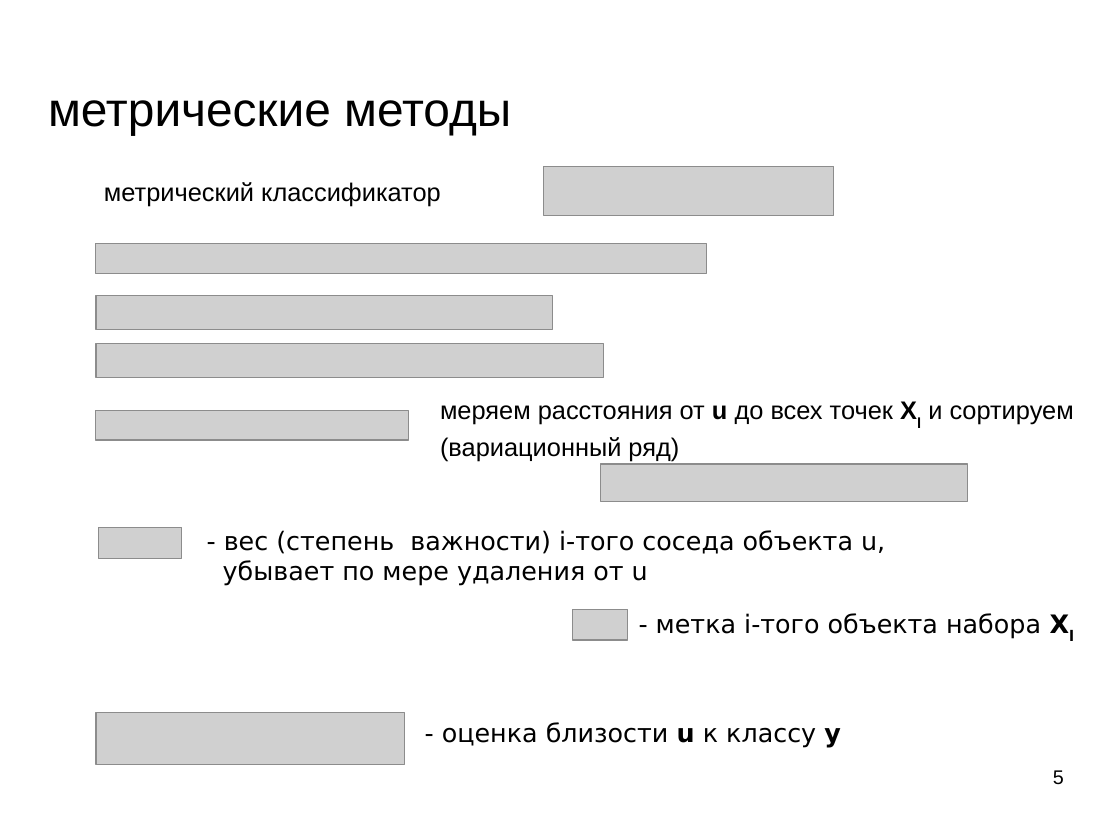
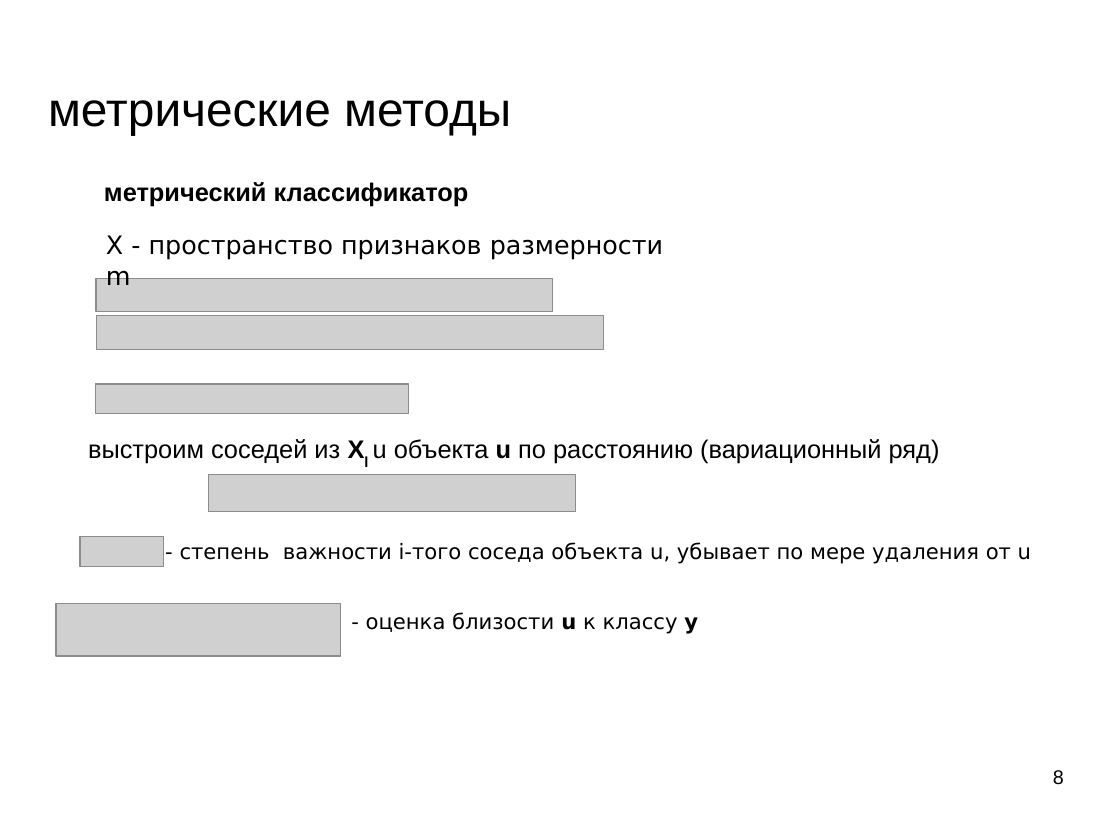
Before and after one commit to mechanoid5/ml_lectorium_legacy, a slide deck: slide 8 of 06-metric.odp (slide 5 before the commit). Drawn at 1120x840 pixels with LibreOffice and Linux fonts; fonts in the diff are those of the drawing; grey boxes stand for pictures; background and template pictures are left out. Boxes give left, top, right and bottom in pixels: in the first picture for what was removed or moved away, otherwise in the second. Text is boxed around its words. In the diff, an @@ line names an element or a change of style, - is before the commit and + after.

```diff
--- a/06-metric.odp
+++ b/06-metric.odp
@@ subtitle "метрический классификатор" at [104,182,469,207]: bold on @@
@@ text added at [106,235,663,285], 18 pt, text #000000 @@
+X - пространство признаков размерности m
@@ picture removed at [96,244,707,273] @@
@@ picture: place and size @@
-picture at [97,296,553,329]
+picture at [97,278,553,312]
@@ picture: place and size @@
-picture at [96,345,603,378]
+picture at [97,316,604,350]
@@ picture: place and size @@
-picture at [96,411,409,440]
+picture at [96,384,409,414]
@@ text removed at [440,405,1074,462] @@
-меряем расстояния от u до всех точек Xl и сортируем
-(вариационный ряд)
@@ text added at [88,439,940,464], 18 pt, text #000000 @@
+выстроим соседей из Xl u объекта u по расстоянию (вариационный ряд)
@@ picture: place and size @@
-picture at [544,167,834,216]
+picture at [208,475,576,512]
@@ picture removed at [601,464,969,502] @@
@@ picture: place and size @@
-picture at [99,527,182,558]
+picture at [80,537,164,567]
@@ text at [180,542,1031,564]: text changed; size 18 to 15 pt @@
-- вес (степень важности) i-того соседа объекта u,
-убывает по мере удаления от u
+- степень важности i-того соседа объекта u, убывает по мере удаления от u
@@ picture: place and size @@
-picture at [96,712,405,765]
+picture at [56,604,341,657]
@@ text "- оценка близости u к ...": place and size @@
-text "- оценка близости u к ..." at [442,722,841,748]
+text "- оценка близости u к ..." at [366,612,698,634]
@@ text "- оценка близости u к ..." at [366,612,698,634]: size 18 to 15 pt @@
@@ picture removed at [573,609,629,639] @@
@@ text removed at [656,613,1041,639] @@
-- метка i-того объекта набора Xl
@@ page number at [1053,770,1064,785]: text changed @@
-5
+8
```
Also in this commit, not shown: 6 other slides changed, 15 slides added, 4 other files.
